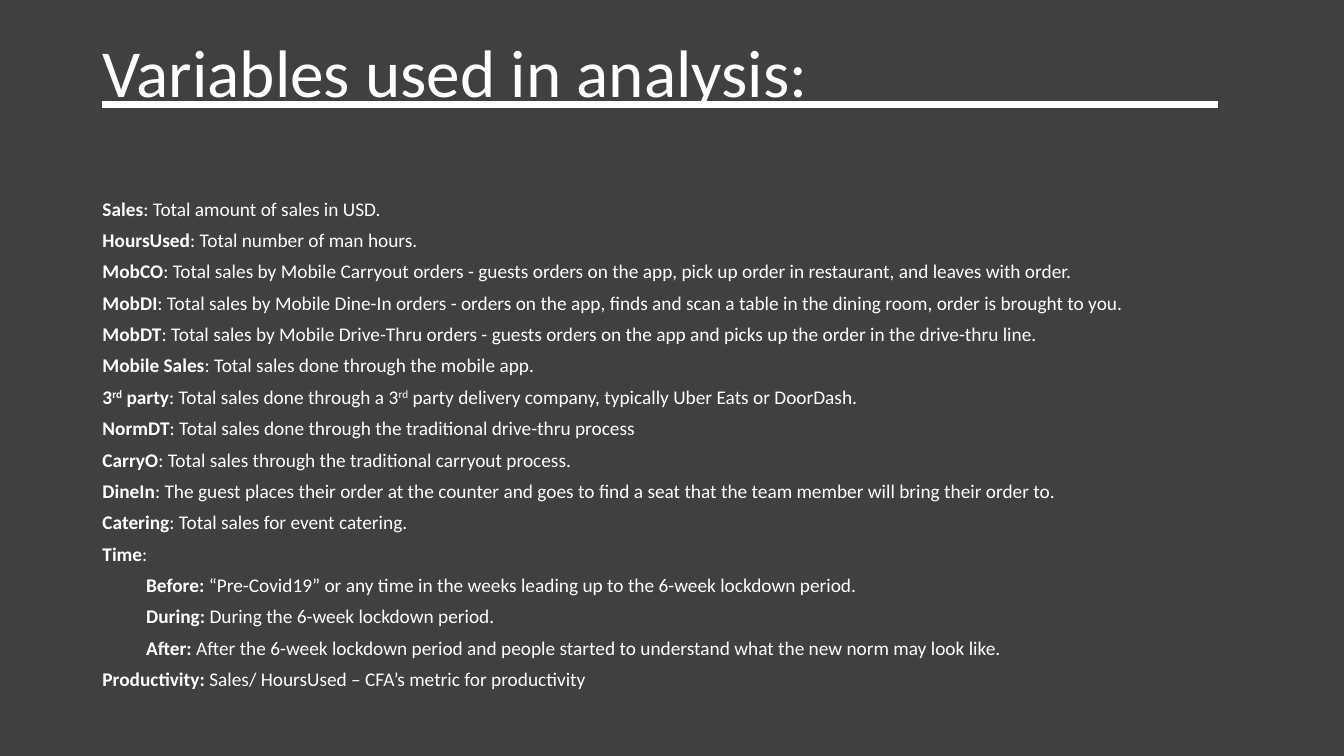
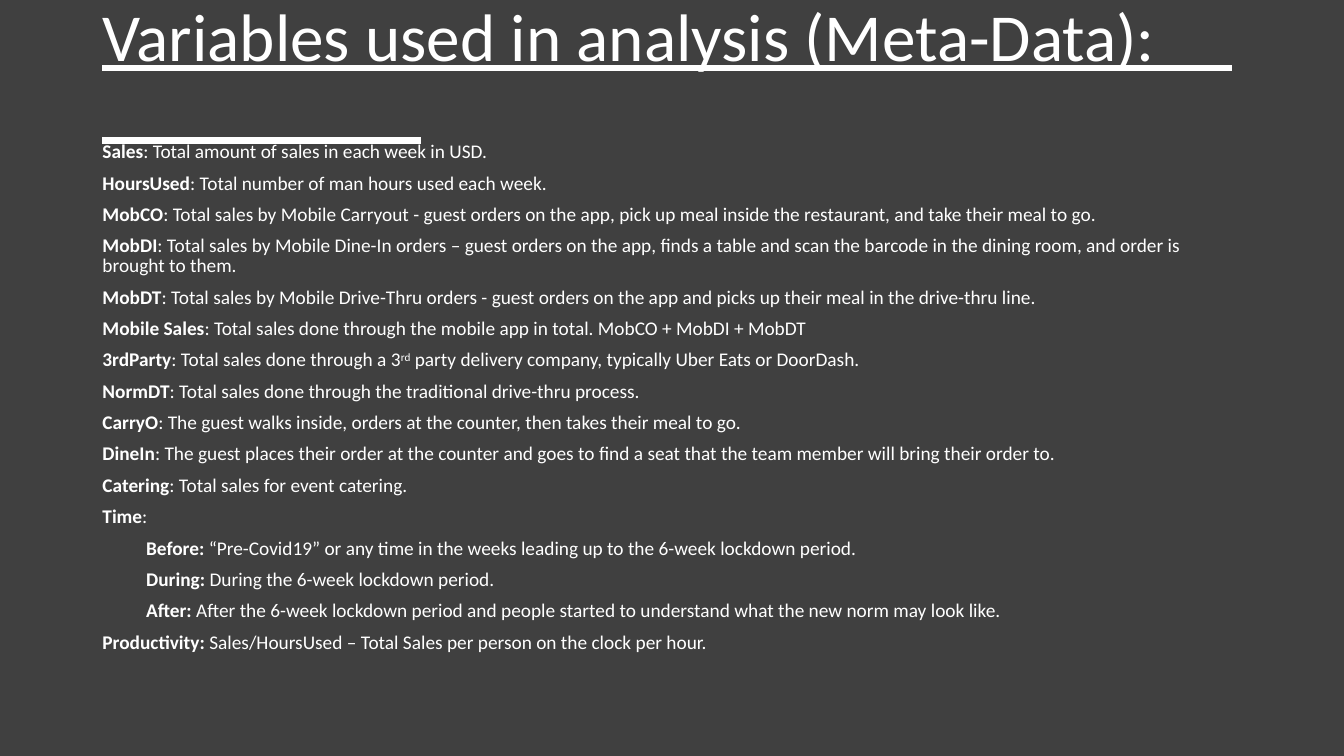
Before and after one commit to East-Coast-Collaboration/Final-Project, a slide deck: slide 7 of Presentation.pptx (slide 6 before the commit). Drawn at 1344x756 pixels with LibreOffice and Linux fonts; fonts in the diff are those of the drawing. Boxes give left, top, right and bottom in pixels: in the first picture for what was removed or moved away, otherwise in the second. Text is boxed around its words. In the diff, an @@ line names an element or a change of style, - is before the commit and + after.

Commit message:
Been working a lot this morning on presentation and code
will update you

```diff
--- a/Presentation.pptx
+++ b/Presentation.pptx
@@ title at bbox=[102, 12, 1155, 72]: text changed @@
-Variables used in analysis:
+Variables used in analysis (Meta-Data):
@@ text "Sales: Total amount of sales ...": place and size @@
-text "Sales: Total amount of sales ..." at bbox=[102, 202, 1122, 689]
+text "Sales: Total amount of sales ..." at bbox=[102, 142, 1180, 652]
@@ text at bbox=[102, 142, 1180, 433]: text changed @@
-Sales: Total amount of sales in USD.
-HoursUsed: Total number of man hours.
-MobCO: Total sales by Mobile Carryout orders - guests orders on the app, pick up order in restaurant, and leaves with order.
-MobDI: Total sales by Mobile Dine-In orders - orders on the app, finds and scan a table in the dining room, order is brought to you.
-MobDT: Total sales by Mobile Drive-Thru orders - guests orders on the app and picks up the order in the drive-thru line.
-Mobile Sales: Total sales done through the mobile app.
-3rd party: Total sales done through a 3rd party delivery company, typically Uber Eats or DoorDash.
-NormDT: Total sales done through the traditional drive-thru process
-CarryO: Total sales through the traditional carryout process.
+Sales: Total amount of sales in each week in USD.
+HoursUsed: Total number of man hours used each week.
+MobCO: Total sales by Mobile Carryout - guest orders on the app, pick up meal inside the restaurant, and take their meal to go.
+MobDI: Total sales by Mobile Dine-In orders – guest orders on the app, finds a table and scan the barcode in the dining room, and order is brought to them.
+MobDT: Total sales by Mobile Drive-Thru orders - guest orders on the app and picks up their meal in the drive-thru line.
+Mobile Sales: Total sales done through the mobile app in total. MobCO + MobDI + MobDT
+3rdParty: Total sales done through a 3rd party delivery company, typically Uber Eats or DoorDash.
+NormDT: Total sales done through the traditional drive-thru process.
+CarryO: The guest walks inside, orders at the counter, then takes their meal to go.
@@ text at bbox=[102, 635, 706, 652]: text changed @@
-Productivity: Sales/ HoursUsed – CFA’s metric for productivity
+Productivity: Sales/HoursUsed – Total Sales per person on the clock per hour.
```
Also in this commit, not shown: 4 other slides changed, 1 slide added, 3 other files.
